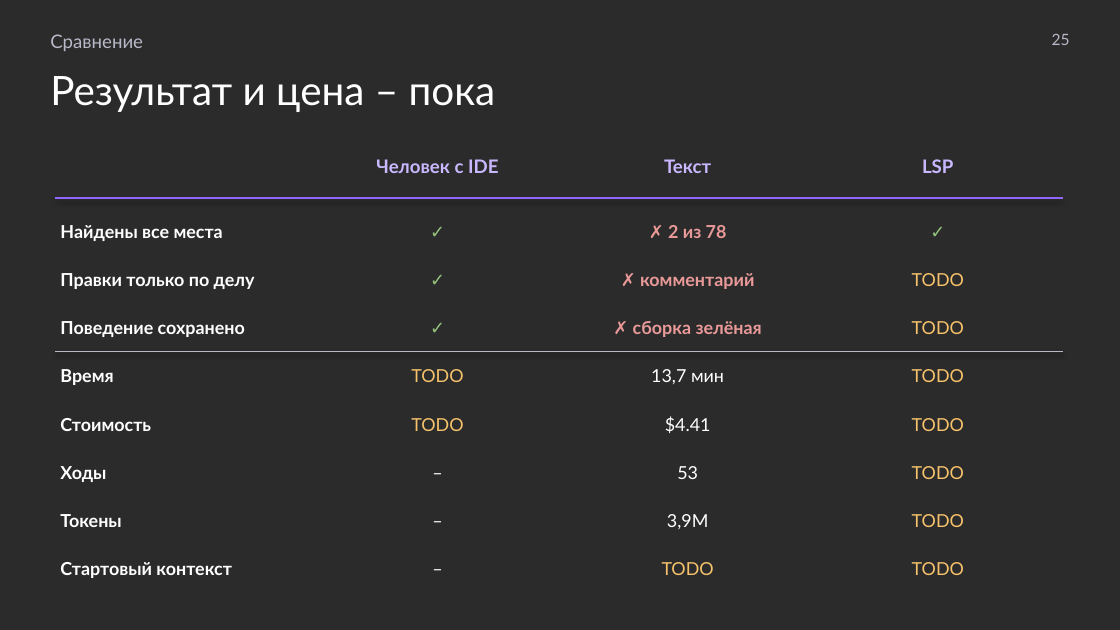
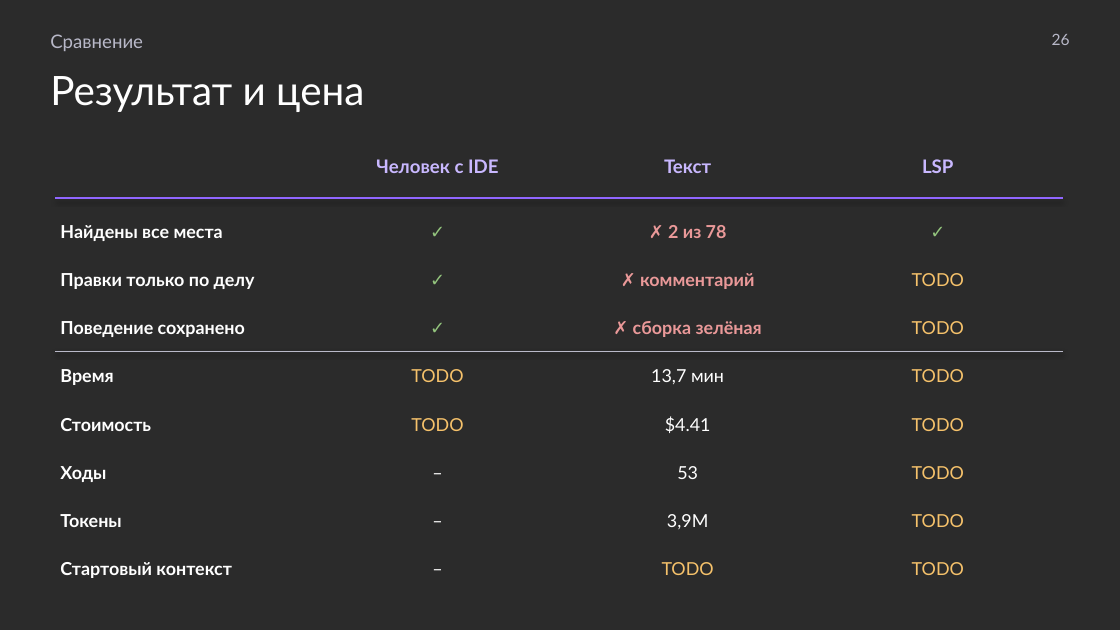
Before and after one commit to MchKosticyn/ide-refactoring-in-ai-agents, a slide deck: slide 26 of Доклад_ Рефакторинг в ИИ-агентах.pptx (slide 25 before the commit). Drawn at 1120x630 pixels with LibreOffice and Linux fonts; fonts in the diff are those of the drawing; background and template pictures are left out; a plain dark background stands for a picture behind light text. Boxes give left, top, right and bottom in pixels: in the first picture for what was removed or moved away, otherwise in the second. Text is boxed around its words. In the diff, an @@ line names an element or a change of style, - is before the commit and + after.

```diff
--- a/Доклад_ Рефакторинг в ИИ-агентах.pptx
+++ b/Доклад_ Рефакторинг в ИИ-агентах.pptx
@@ text at (x1=1052, y1=34, x2=1070, y2=45): text changed @@
-25
+26
@@ text at (x1=50, y1=76, x2=364, y2=112): text changed @@
-Результат и цена – пока
+Результат и цена
```
Also in this commit, not shown: 26 other slides changed, 1 slide added, 1 other file.
